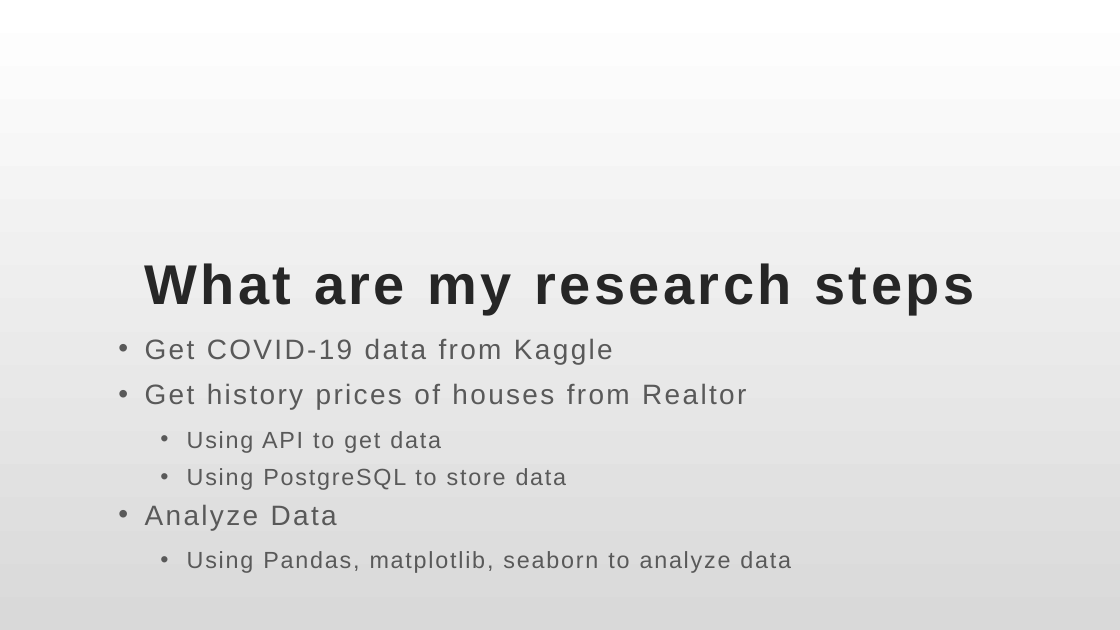
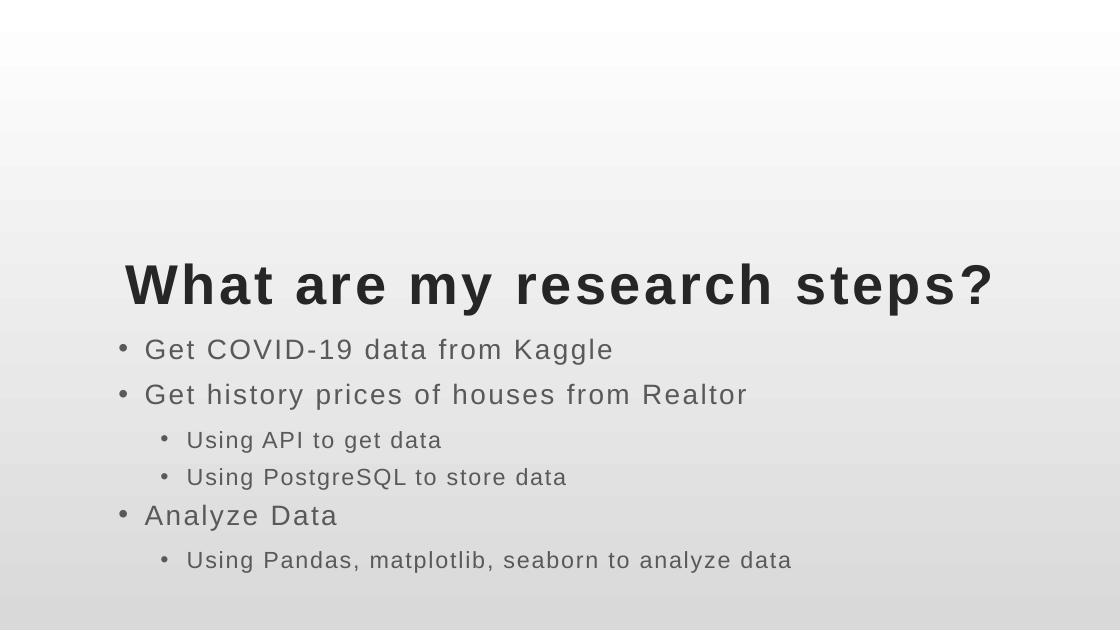
Before and after one commit to Yuehao-Wang/AIM-5001, a slide deck: slide 10 of Y_Wang_Final_Project_Presentation.pptx. Drawn at 1120x630 pixels with LibreOffice and Linux fonts; fonts in the diff are those of the drawing. Boxes give left, top, right and bottom in pixels: in the first picture for what was removed or moved away, otherwise in the second. Text is boxed around its words. In the diff, an @@ line names an element or a change of style, - is before the commit and + after.

```diff
--- a/Y_Wang_Final_Project_Presentation.pptx
+++ b/Y_Wang_Final_Project_Presentation.pptx
@@ title at (126, 263, 994, 314): text changed @@
-What are my research steps
+What are my research steps?
```
Also in this commit, not shown: 12 other slides changed.
